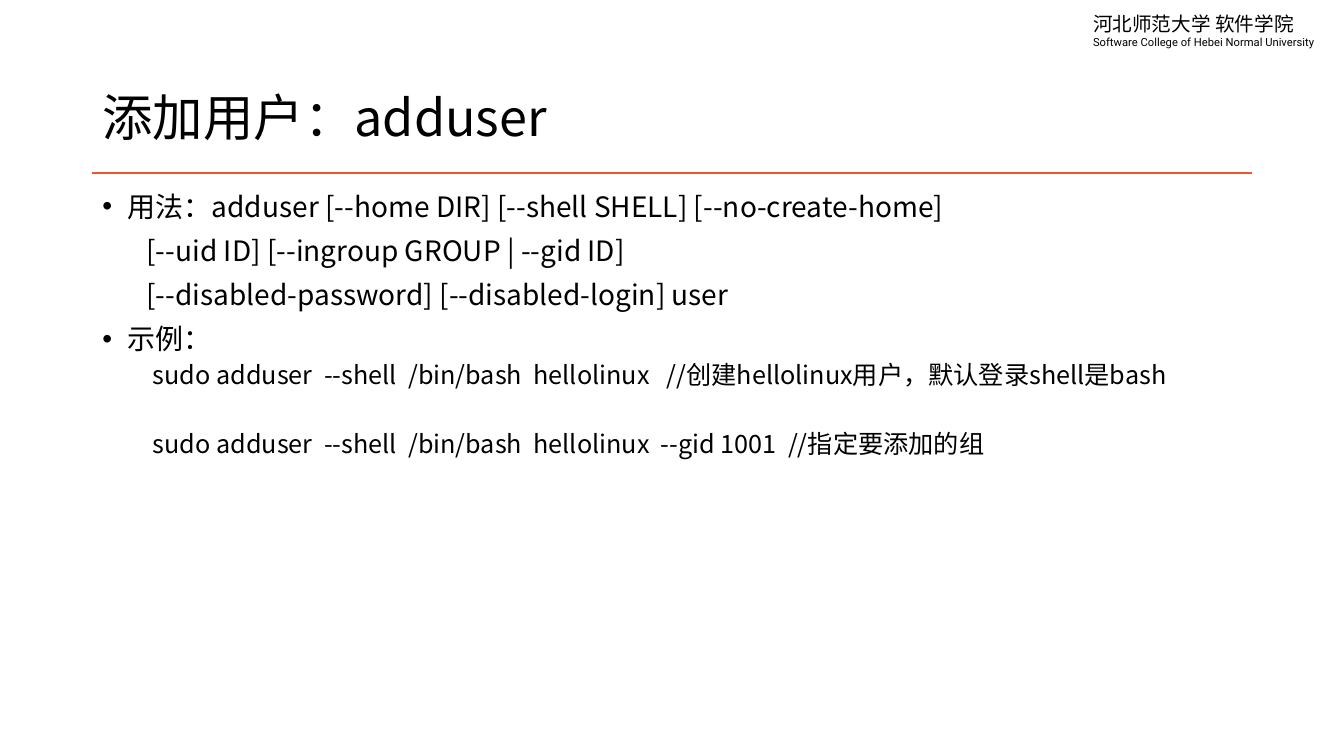
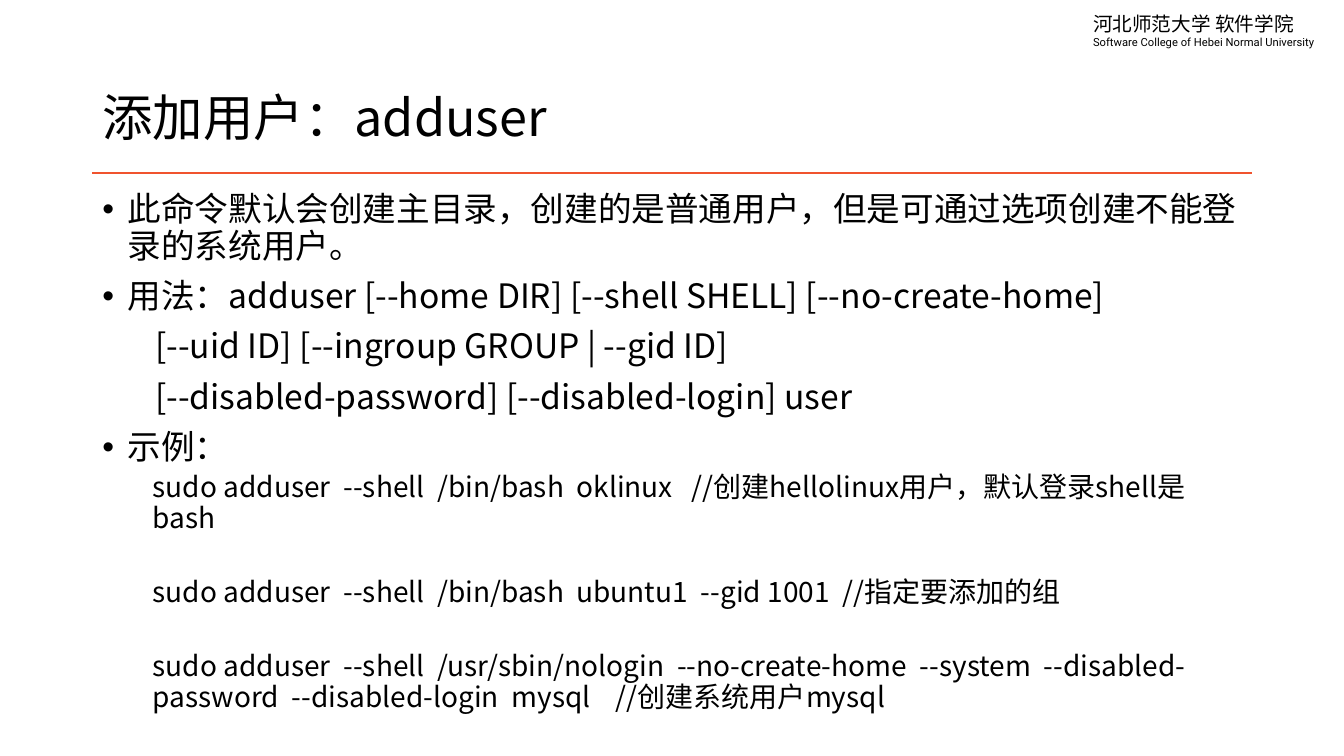
Before and after one commit to edu2act/course-linux-system, a slide deck: slide 12 of materials/slides/ch05-user-managment.pptx (slide 11 before the commit). Drawn at 1344x756 pixels with LibreOffice and Linux fonts; fonts in the diff are those of the drawing. Boxes give left, top, right and bottom in pixels: in the first picture for what was removed or moved away, otherwise in the second. Text is boxed around its words. In the diff, an @@ line names an element or a change of style, - is before the commit and + after.

```diff
--- a/materials/slides/ch05-user-managment.pptx
+++ b/materials/slides/ch05-user-managment.pptx
@@ text at [128,192,1237,261]: paragraph added @@
+• 此命令默认会创建主目录，创建的是普通用户，但是可通过选项创建不能登录的系统用户。
@@ text at [128,279,1104,462]: size 20 to 24 pt in "用法：adduser [--home DIR] [--shell SHELL] [--no-create-home]", "[--uid ID] [--ingroup GROUP | --gid ID]", "[--disabled-password] [--disabled-login] user", "示例：" @@
@@ text at [153,473,1186,714]: text changed; size 18 to 20 pt @@
-  sudo adduser --shell /bin/bash hellolinux //创建hellolinux用户，默认登录shell是bash
-  sudo adduser --shell /bin/bash hellolinux --gid 1001 //指定要添加的组
+  sudo adduser --shell /bin/bash oklinux //创建hellolinux用户，默认登录shell是bash
+  sudo adduser --shell /bin/bash ubuntu1 --gid 1001 //指定要添加的组
+  sudo adduser --shell /usr/sbin/nologin --no-create-home --system --disabled-password --disabled-login mysql //创建系统用户mysql
```
Also in this commit, not shown: 11 other slides changed, 2 slides added, 4 slides removed, 4 other files.
